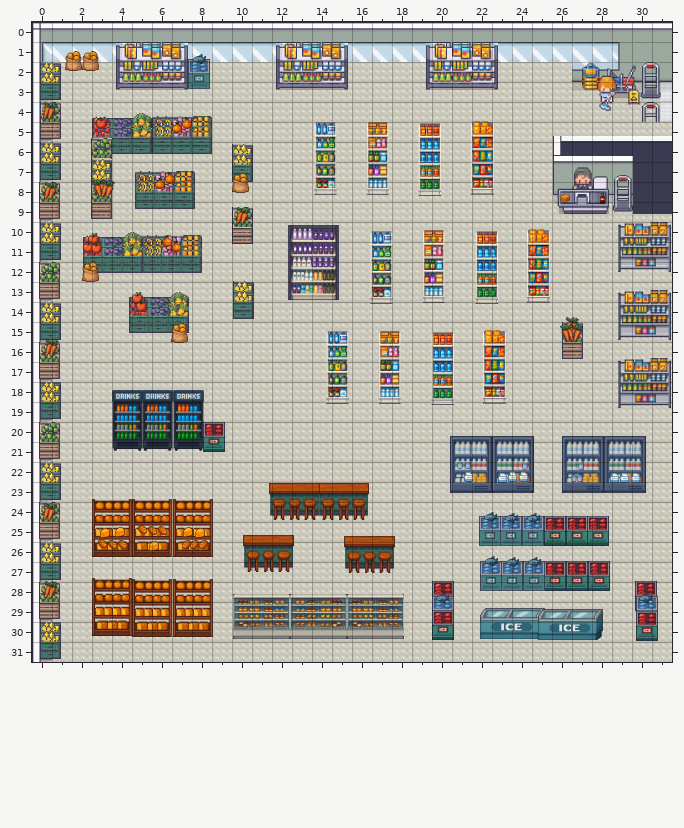
Level history. Tiled map: DATA/maps/store_map.tmx. Above: the version before the commit.
Cells are 64x64 px. Shown: x 0..31, y 0..31.
And afterwards:
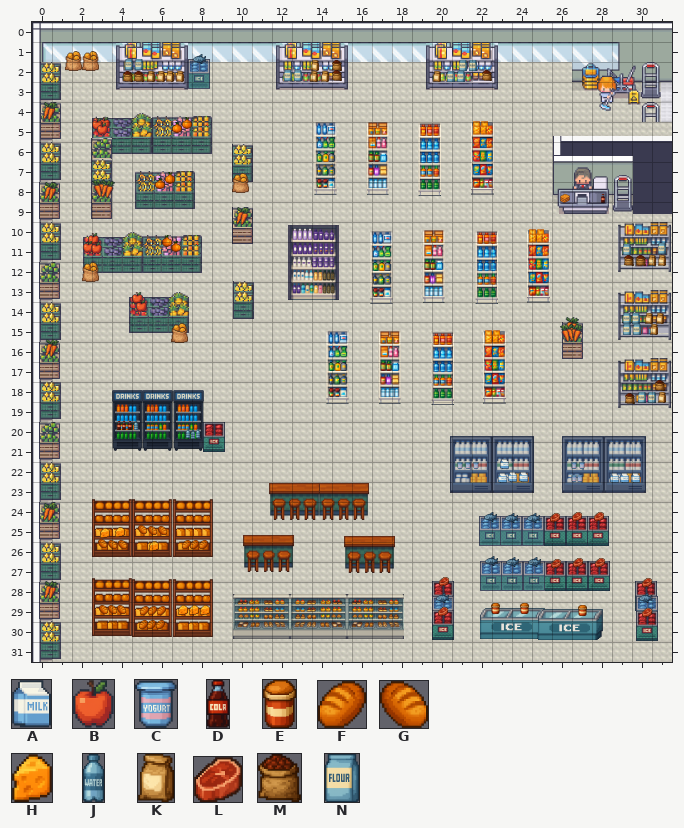
Key: from "collectibles": A 1 "leche", B 2 "manzana", C 4 "yogurt", D 8 "cola", E 9 "helado", F 10 "pan", G 10 flipped left-right "pan", H 12 "queso", J 13 "agua", K 14 "arroz", L 15 "carne", M 16 "frijoles", N 17 "harina".
Objects are placed by their top-left corner, in cells (3,4 is the top-left corner of cell 3,4); size is 1x1 cell unless given.
Diff:
Layer "Collectibles":
changed: C "yogurt" at 27.3,22.1 size 0.3x0.3 -> C "yogurt" at 27,22 size 0.3x0.3
changed: A "leche" at 21.6,22.5 size 0.4x0.5 -> A "leche" at 23.4,21.8 size 0.4x0.5
changed: C "yogurt" at 24.5,22 size 0.3x0.3 -> C "yogurt" at 22.1,22 size 0.3x0.3
added: N "harina" at 4.7,1.8 size 0.4x0.5
added: N "harina" at 5.2,1.8 size 0.4x0.5
added: N "harina" at 21.4,1.9 size 0.4x0.5
added: N "harina" at 21.9,1.9 size 0.4x0.5
added: K "arroz" at 13.9,1.9 size 0.4x0.5
added: M "frijoles" at 15,1.9 size 0.5x0.5
added: N "harina" at 12.6,2.4 size 0.4x0.5
added: N "harina" at 13.1,2.4 size 0.4x0.5
added: M "frijoles" at 15,2.4 size 0.5x0.5
added: M "frijoles" at 22.5,2.4 size 0.5x0.5
added: M "frijoles" at 4.6,2.5 size 0.5x0.5
added: K "arroz" at 7.2,2.4 size 0.4x0.5
added: K "arroz" at 6.2,2.4 size 0.4x0.5
added: K "arroz" at 14.4,2.4 size 0.4x0.5
added: K "arroz" at 20.1,2.4 size 0.4x0.5
added: N "harina" at 20.8,2.5 size 0.4x0.5
added: N "harina" at 21.3,2.5 size 0.4x0.5
added: K "arroz" at 6.7,2.5 size 0.4x0.5
added: K "arroz" at 5.8,2.5 size 0.4x0.5
added: K "arroz" at 13.9,2.5 size 0.4x0.5
added: M "frijoles" at 5.1,2.5 size 0.5x0.5
added: B "manzana" at 3,4.8 size 0.6x0.6
added: B "manzana" at 3.3,5.1 size 0.6x0.6
added: D "cola" at 28.4,8.6 size 0.2x0.5
added: N "harina" at 31.3,11.1 size 0.4x0.5
added: N "harina" at 29.6,11.1 size 0.4x0.5
added: K "arroz" at 31.3,11.6 size 0.4x0.5
added: K "arroz" at 30.8,11.7 size 0.4x0.5
added: M "frijoles" at 29.6,11.7 size 0.5x0.5
added: M "frijoles" at 30.2,11.7 size 0.5x0.5
added: N "harina" at 30,14.5 size 0.4x0.5
added: K "arroz" at 31.2,14.5 size 0.4x0.5
added: N "harina" at 29.6,14.6 size 0.4x0.5
added: K "arroz" at 30.6,14.5 size 0.4x0.5
added: K "arroz" at 30.9,15.1 size 0.4x0.5
added: N "harina" at 29.5,15.1 size 0.4x0.5
added: N "harina" at 30,15.1 size 0.4x0.5
added: M "frijoles" at 31.2,17.9 size 0.5x0.5
added: K "arroz" at 31.3,18.5 size 0.4x0.5
added: N "harina" at 30.3,18.5 size 0.4x0.5
added: N "harina" at 30.8,18.5 size 0.4x0.5
added: M "frijoles" at 29.7,18.6 size 0.5x0.5
added: D "cola" at 4.5,19.9 size 0.2x0.5
added: D "cola" at 4.8,19.9 size 0.2x0.5
added: J "agua" at 5.1,19.9 size 0.2x0.5
added: D "cola" at 4.3,19.9 size 0.2x0.5
added: J "agua" at 8.2,20.4 size 0.2x0.5
added: J "agua" at 7.7,20.4 size 0.2x0.5
added: J "agua" at 8,20.4 size 0.2x0.5
added: C "yogurt" at 27.3,22 size 0.3x0.3
added: L "carne" at 28.1,24.5 size 0.5x0.5
added: L "carne" at 27,24.5 size 0.5x0.5
added: L "carne" at 25.9,24.6 size 0.5x0.5
added: L "carne" at 28.2,26.8 size 0.5x0.5
added: L "carne" at 27,26.8 size 0.5x0.5
added: L "carne" at 25.9,26.9 size 0.5x0.5
added: L "carne" at 20.4,27.7 size 0.5x0.5
added: L "carne" at 30.5,27.8 size 0.5x0.5
added: G "pan" at 4.2,29.1 size 0.5x0.5
added: G "pan" at 3.8,29.1 size 0.5x0.5
added: G "pan" at 3.4,29.1 size 0.5x0.5
added: E "helado" at 23,29 size 0.4x0.6
added: E "helado" at 24.4,29.1 size 0.4x0.6
added: H "queso" at 7.3,29.2 size 0.5x0.5
added: H "queso" at 8.4,29.2 size 0.5x0.5
added: F "pan" at 6.3,29.2 size 0.5x0.5
added: F "pan" at 5.8,29.2 size 0.5x0.5
added: H "queso" at 7.9,29.2 size 0.5x0.5
added: F "pan" at 5.4,29.2 size 0.5x0.5
added: L "carne" at 20.3,29.2 size 0.5x0.5
added: L "carne" at 30.5,29.3 size 0.5x0.5
added: E "helado" at 27.3,29.2 size 0.4x0.6
added: F "pan" at 6.2,29.9 size 0.5x0.5
added: F "pan" at 5.8,29.9 size 0.5x0.5
added: F "pan" at 5.3,29.9 size 0.5x0.5
removed: D "cola" at 28.4,8.5 size 0.2x0.6
removed: H "queso" at 7.6,25.3 size 0.5x0.5
removed: H "queso" at 8.2,25.3 size 0.5x0.5
